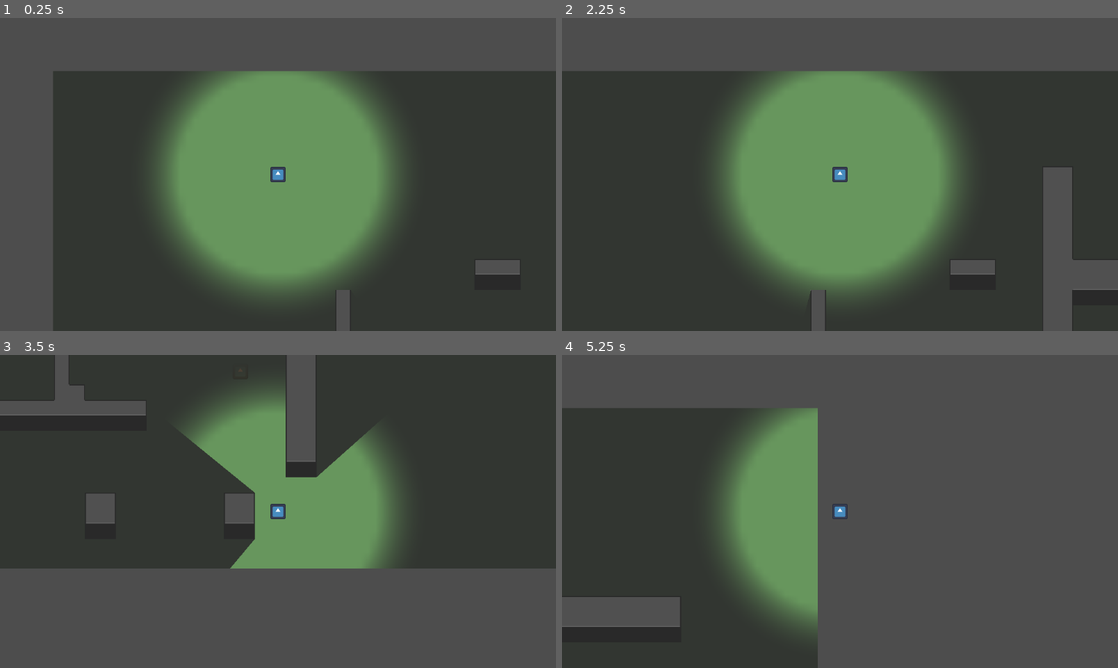
Above: before the commit, frames 1-4 (two rows, left to right).
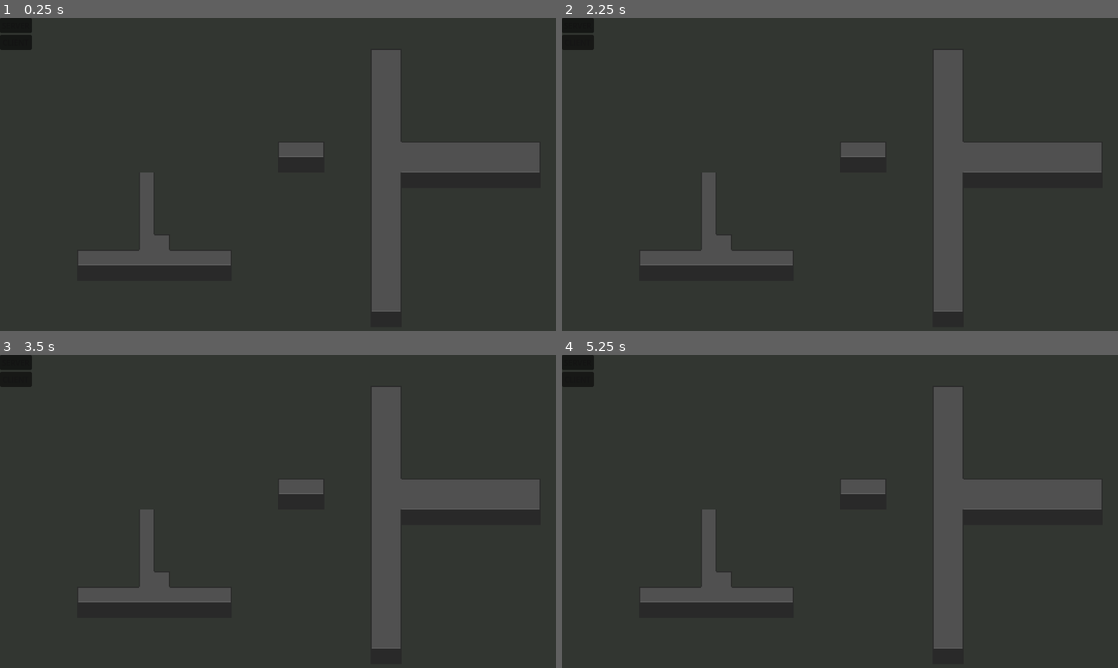
Above: after the commit, the same moments.

Repository: AHeathfield/MacGDC-Game-Jam-2026
Game: Godot game, scene res://Scenes/main.tscn
Same seed, same stepped clock (60 frames per second), same inputs: the game is played once before the commit and once after it. The engine's default icon, where the game draws it, is replaced by a stand-in: a white triangle on a blue panel in a dark square.
Inputs (mouse positions are in pixels of both pictures, inside the frame that each line leads up to):
- Up to frame 1 (0.25 s): no input
- Up to frame 2 (2.25 s): click (578, 24) at 0.5 s, where only the run after the commit has a clickable "SERVER"; click (578, 43) at 1.25 s, where only the run after the commit has a clickable "CLIENT"; tap Enter at 2 s; hold D (right) from 2.03 s (still down); tap H (heal) at 2.1 s
- Up to frame 3 (3.5 s): release D (right) at 2.78 s; hold S (down) from 2.78 s (still down); tap J (hurt) at 2.85 s
- Up to frame 4 (5.25 s): release S (down) at 3.53 s; hold D (right) 3.53-4.28 s; hold Shift (sprint) 3.53-4.28 s; hold W (up) 4.28-5.03 s; tap H (heal) at 4.35 s; hold A (left) from 5.03 s (still down); tap J (hurt) at 5.1 s

The runs differ from the first frame. In frame 1, 56% of the frame differs, in the area x 0-100%, y 0-100%; in frame 2, 52%; in frame 3, 50%; in frame 4, 68%.

Commit message:
Followed some multiplayer tutorial and got a scuffed version working in game

Diff:
--- /dev/null
+++ b/Scenes/high_level_ui.tscn
@@ -0,0 +1,28 @@
+[gd_scene format=3 uid="uid://cksljynl33a2a"]
+
+[ext_resource type="Script" uid="uid://chfy8nokdk4g" path="res://Scripts/high_level_ui.gd" id="1_c32x4"]
+
+[node name="HighLevelUI" type="Control" unique_id=1061929876]
+layout_mode = 3
+anchors_preset = 15
+anchor_right = 1.0
+anchor_bottom = 1.0
+grow_horizontal = 2
+grow_vertical = 2
+script = ExtResource("1_c32x4")
+
+[node name="VBoxContainer" type="VBoxContainer" parent="." unique_id=43446031]
+layout_mode = 0
+offset_right = 40.0
+offset_bottom = 40.0
+
+[node name="Server" type="Button" parent="VBoxContainer" unique_id=1059269758]
+layout_mode = 2
+text = "SERVER"
+
+[node name="Client" type="Button" parent="VBoxContainer" unique_id=1457560514]
+layout_mode = 2
+text = "CLIENT"
+
+[connection signal="pressed" from="VBoxContainer/Server" to="." method="_on_server_pressed"]
+[connection signal="pressed" from="VBoxContainer/Client" to="." method="_on_client_pressed"]
--- a/Scenes/main.tscn
+++ b/Scenes/main.tscn
@@ -4,6 +4,8 @@
 [ext_resource type="Texture2D" uid="uid://dqv22rh3ekem3" path="res://icon.svg" id="2_bo1nx"]
 [ext_resource type="Texture2D" uid="uid://dv1cek8x54qm0" path="res://checkerboard.jpg" id="3_8gbba"]
 [ext_resource type="Texture2D" uid="uid://jk7v4k3wtfj4" path="res://GameJam2026_test_walls.png" id="4_jjvhh"]
+[ext_resource type="PackedScene" uid="uid://cksljynl33a2a" path="res://Scenes/high_level_ui.tscn" id="5_21xkr"]
+[ext_resource type="Script" uid="uid://dtrcfsat1wmuc" path="res://Scripts/high_level_multiplayer_spawner.gd" id="6_6bp64"]
 
 [sub_resource type="CanvasTexture" id="CanvasTexture_bo1nx"]
 
@@ -2414,9 +2416,6 @@
 tile_map_data = PackedByteArray("AAD/////AAAAAAAAAAD//wAAAAAAAAAAAAD//wEAAAAAAAAAAAD//wIAAAAAAAAAAAAAAP//AAAAAAAAAAAAAA …(368 unchanged characters)…
 tile_set = SubResource("TileSet_6bp64")
 
-[node name="Player" parent="." unique_id=1240702168 instance=ExtResource("1_jjgbg")]
-position = Vector2(169, 81)
-
 [node name="Enemy" type="Sprite2D" parent="." unique_id=268181960]
 modulate = Color(0.95686275, 0.49019608, 0.26666668, 1)
 light_mask = 2
@@ -2432,3 +2431,11 @@
 [node name="Walls" type="TileMapLayer" parent="." unique_id=913333048]
 tile_map_data = PackedByteArray("AAAYAAIAAgAAAAAAAAAYAAMAAgAAAAEAAAAYAAQAAgAAAAEAAAAYAAUAAgAAAAEAAAAYAAYAAgAAAAEAAAAYAA …(1632 unchanged characters)…
 tile_set = SubResource("TileSet_21xkr")
+
+[node name="HighLevelUI" parent="." unique_id=1061929876 instance=ExtResource("5_21xkr")]
+
+[node name="MultiplayerSpawner" type="MultiplayerSpawner" parent="." unique_id=506218775]
+_spawnable_scenes = PackedStringArray("uid://cyqmtx5cbpwm8")
+spawn_path = NodePath("..")
+script = ExtResource("6_6bp64")
+network_player = ExtResource("1_jjgbg")
--- a/Scenes/player.tscn
+++ b/Scenes/player.tscn
@@ -18,6 +18,11 @@
 fill = 1
 fill_from = Vector2(0.5, 0.5)
 fill_to = Vector2(0.7450593, 0.2667984)
+
+[sub_resource type="SceneReplicationConfig" id="SceneReplicationConfig_fkybt"]
+properties/0/path = NodePath(".:position")
+properties/0/spawn = true
+properties/0/replication_mode = 1
 
 [node name="Player" type="CharacterBody2D" unique_id=1240702168]
 motion_mode = 1
@@ -54,3 +59,6 @@
 shadow_enabled = true
 shadow_item_cull_mask = 3
 texture = SubResource("GradientTexture2D_x3wgy")
+
+[node name="MultiplayerSynchronizer" type="MultiplayerSynchronizer" parent="." unique_id=613949578]
+replication_config = SubResource("SceneReplicationConfig_fkybt")
--- /dev/null
+++ b/Scripts/high_level_multiplayer_spawner.gd
@@ -0,0 +1,16 @@
+extends MultiplayerSpawner
+
+@export var network_player: PackedScene
+
+func _ready() -> void:
+	multiplayer.peer_connected.connect(spawn_player)
+
+
+func spawn_player(id: int) -> void:
+	# We only want the server to handle player spawning not a client
+	if !multiplayer.is_server(): return
+
+	var player: Node = network_player.instantiate()
+	player.name = str(id)
+
+	get_node(spawn_path).call_deferred("add_child", player)
--- /dev/null
+++ b/Scripts/high_level_network_handler.gd
@@ -0,0 +1,19 @@
+extends Node
+
+# This is a global script!
+
+const IP_ADDRESS: String = "localhost"
+const PORT: int = 42069
+
+var peer: ENetMultiplayerPeer
+
+func start_server() -> void:
+	peer = ENetMultiplayerPeer.new()
+	peer.create_server(PORT)
+	multiplayer.multiplayer_peer = peer
+
+
+func start_client() -> void:
+	peer = ENetMultiplayerPeer.new()
+	peer.create_client(IP_ADDRESS, PORT)
+	multiplayer.multiplayer_peer = peer
--- /dev/null
+++ b/Scripts/high_level_ui.gd
@@ -0,0 +1,9 @@
+extends Control
+
+
+func _on_server_pressed():
+	HighLevelNetworkHandler.start_server()
+
+
+func _on_client_pressed():
+	HighLevelNetworkHandler.start_client()
--- a/Scripts/player.gd
+++ b/Scripts/player.gd
@@ -4,10 +4,16 @@
 @onready var movement_component: MovementComponent = %MovementComponent
 @onready var health_component: HealthComponent = %HealthComponent
 
+func _enter_tree() -> void:
+	set_multiplayer_authority(name.to_int())
+
 func _ready() -> void:
 	health_component.died.connect(_on_died)
 
 func _physics_process(delta: float) -> void:
+	# This ensures that the code below is only run by the correct client
+	if !is_multiplayer_authority(): return
+
 	# Read Controls
 	input_component.update()
 
--- a/project.godot
+++ b/project.godot
@@ -14,6 +14,10 @@
 run/main_scene="uid://dca4rp2af4etb"
 config/features=PackedStringArray("4.6", "Forward Plus")
 config/icon="res://icon.svg"
+
+[autoload]
+
+HighLevelNetworkHandler="*uid://bwej6s1vmlegl"
 
 [display]
 
Not shown, added: Scripts/high_level_multiplayer_spawner.gd.uid
Not shown, added: Scripts/high_level_network_handler.gd.uid
Not shown, added: Scripts/high_level_ui.gd.uid
